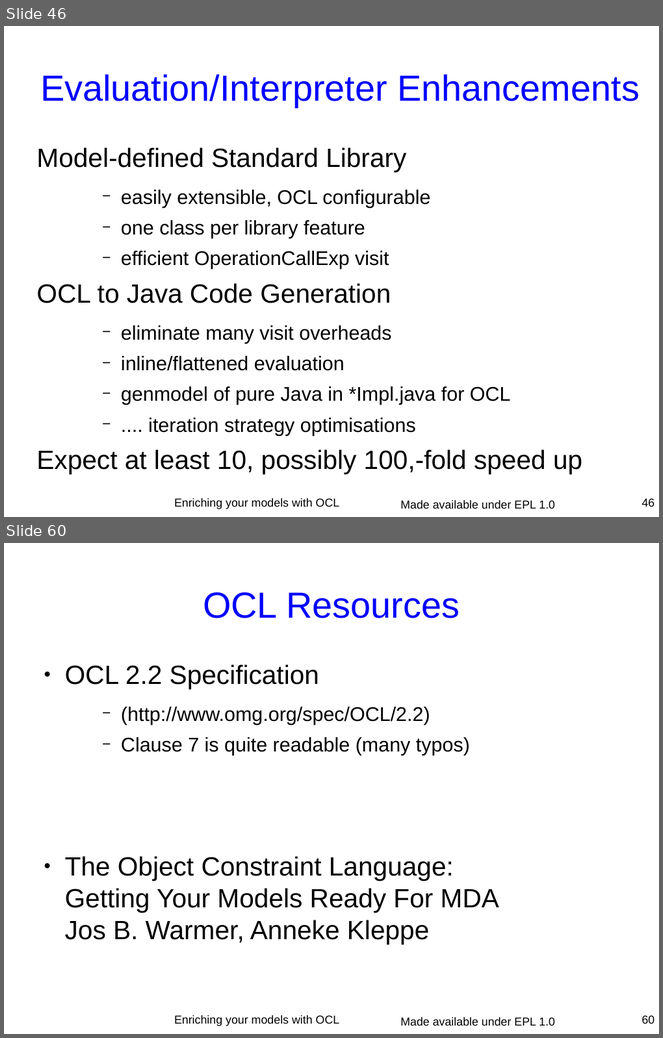
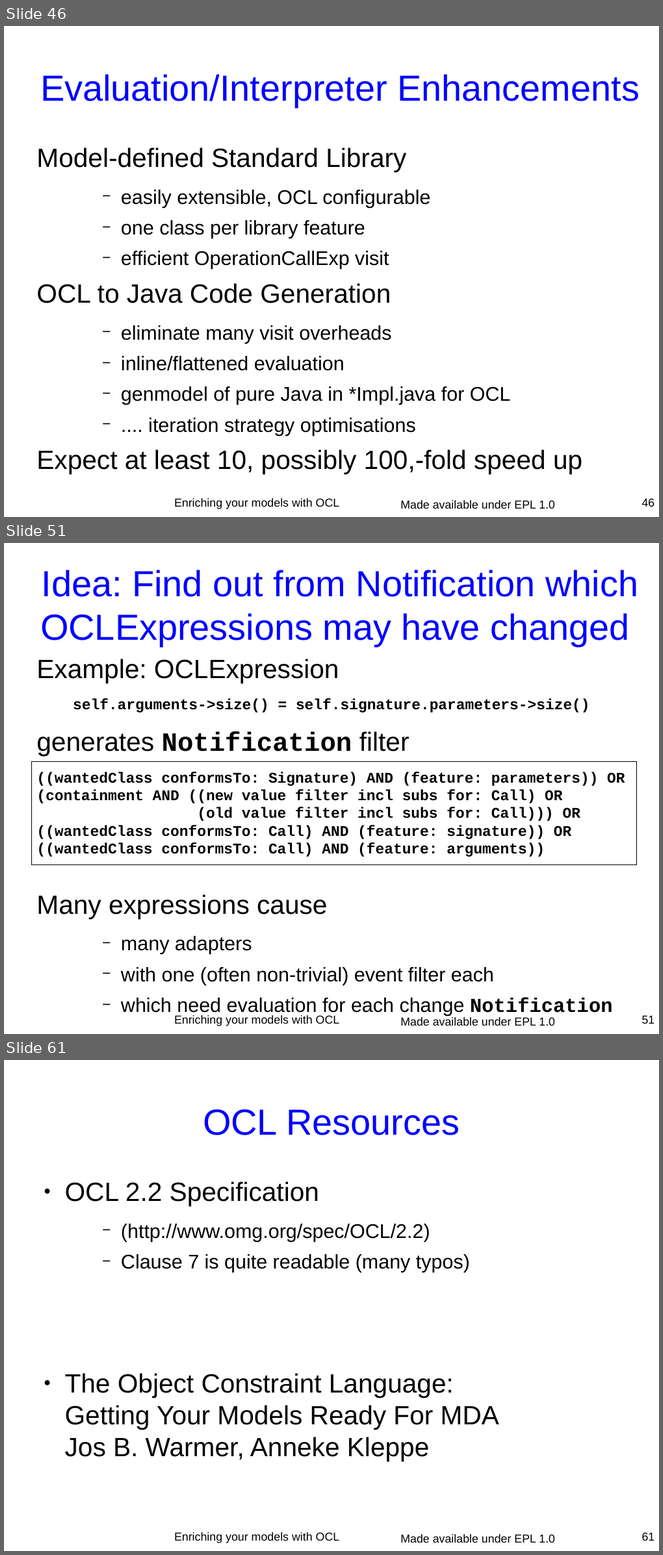
Before and after one commit to eclipse-ocl/ocl-website, a slide deck: ocl/docs/publications/ESE2010LongTalk/EnrichingWithOCL.odp. Shown one above the other, each under a label of ours: slides 46 and 60 before the commit, slides 46, 51 and 61 after it; the slides between them are not shown. The pictures are 663x1038 and 663x1555 pixels, drawn with LibreOffice and Linux fonts; fonts in the diff are those of the drawing. Boxes give left, top, right and bottom in pixels: in the first picture for what was removed or moved away, otherwise in the second. Text is boxed around its words. In the diff, an @@ line names an element or a change of style, - is before the commit and + after.

```diff
--- a/ocl/docs/publications/ESE2010LongTalk/EnrichingWithOCL.odp
+++ b/ocl/docs/publications/ESE2010LongTalk/EnrichingWithOCL.odp
@@ slide 51 added at [4, 543, 659, 1034], background #FFFFFF; not listed: 1 template element that a slide beside it also shows @@
@@ title added at [40, 570, 638, 646], 44 pt, text #0000FF @@
+Idea: Find out from Notification which OCLExpressions may have changed
@@ text added at [36, 659, 625, 1018], 18 pt, text #000000, bold @@
+Example: OCLExpression
+self.arguments->size() = self.signature.parameters->size()
+generates Notification filter
+((wantedClass conformsTo: Signature) AND (feature: parameters)) OR
+(containment AND ((new value filter incl subs for: Call) OR
+(old value filter incl subs for: Call))) OR
+((wantedClass conformsTo: Call) AND (feature: signature)) OR
+((wantedClass conformsTo: Call) AND (feature: arguments))
+Many expressions cause
+    − many adapters
+    − with one (often non-trivial) event filter each
+    − which need evaluation for each change Notification
@@ rectangle added at [31, 762, 637, 865], outline #000000 0 pt @@
@@ text added at [174, 1016, 340, 1027], 14 pt, text #000000 @@
+Enriching your models with OCL
@@ page number added at [642, 1016, 655, 1024], 14 pt, text #000000 @@
+51
@@ what was slide 60 is now slide 61 @@
@@ page number at [642, 1533, 655, 1541]: text changed @@
-60
+61
```
Also in this commit, not shown: 3 slides changed, 10 other slides added, 10 slides removed.
